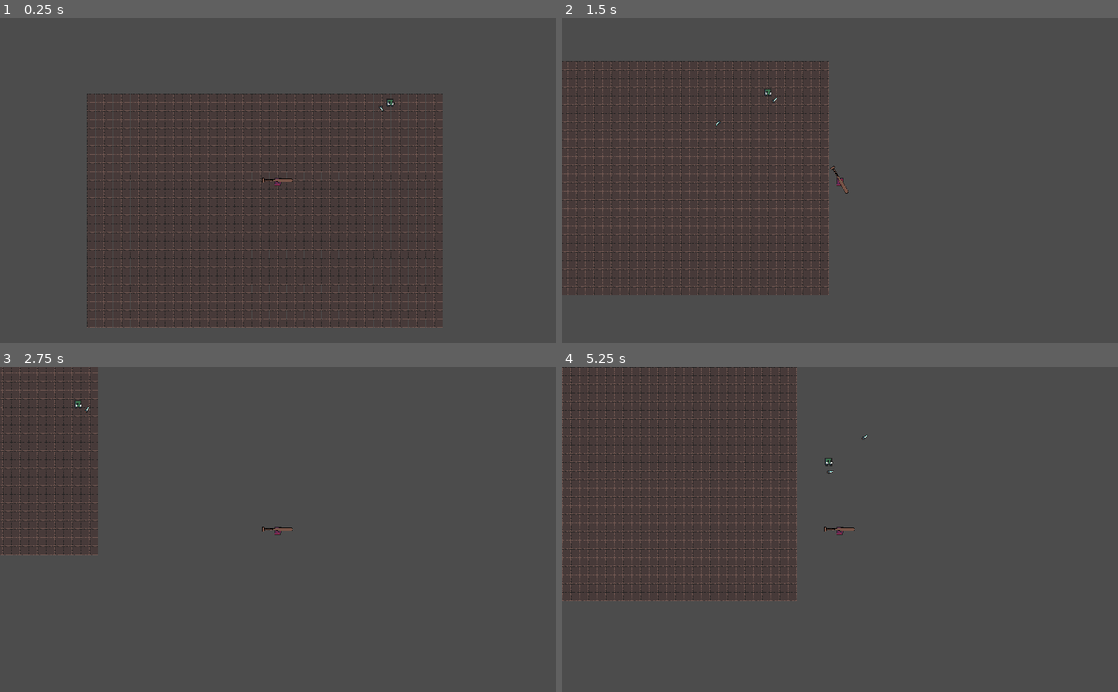
Above: before the commit, frames 1-4 (two rows, left to right).
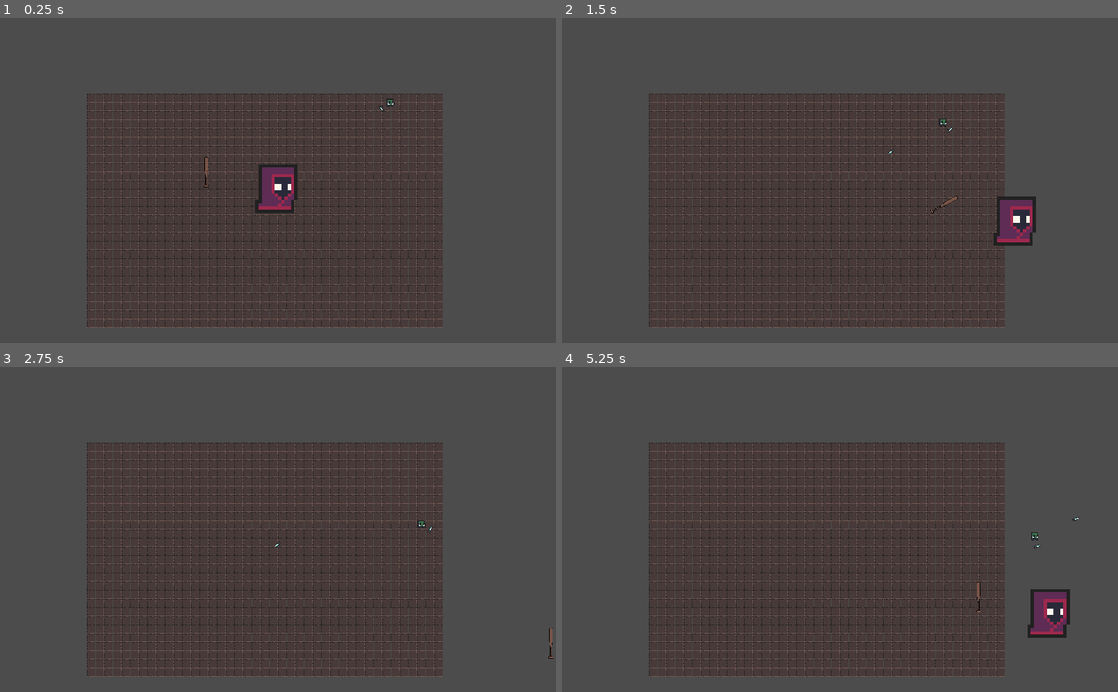
Above: after the commit, the same moments.

Repository: Kiingst/Dont-Bring-a-Bat-to-Gun-Fight
Game: Godot game, scene res://Assets/Levels/Level_Script/Level.tscn
Same seed, same stepped clock (60 frames per second), same inputs: the game is played once before the commit and once after it.
Inputs (mouse positions are in pixels of both pictures, inside the frame that each line leads up to):
- Up to frame 1 (0.25 s): no input
- Up to frame 2 (1.5 s): tap Enter at 0.5 s; move the mouse to (962, 164) at 0.52 s; hold D (Move_Right) 0.53-1.28 s; tap Space (Roll) at 0.6 s; move the mouse to (728, 196) at 1.27 s; hold S (Move_Down) from 1.28 s (still down); click (728, 196) at 1.35 s
- Up to frame 3 (2.75 s): move the mouse to (333, 458) at 2.02 s; release S (Move_Down) at 2.03 s; hold D (Move_Right) from 2.03 s (still down); tap Space (Roll) at 2.1 s
- Up to frame 4 (5.25 s): move the mouse to (812, 594) at 2.77 s; release D (Move_Right) at 2.78 s; hold W (Move_Up) 2.78-3.53 s; click (812, 594) at 2.85 s; move the mouse to (1006, 578) at 3.52 s; hold A (Move_Left) 3.53-5.03 s; tap Space (Roll) at 3.6, 5, 5.1 s; move the mouse to (673, 480) at 4.27 s; click (673, 480) at 4.35 s; move the mouse to (867, 529) at 5.02 s; hold S (Move_Down) from 5.03 s (still down)

The runs differ from the first frame. In frame 1, 1.1% of the frame differs, in the area x 36-54%, y 42-61%; in frame 2, 13%, in the area x 0-86%, y 13-96%; in frame 3, 8.6%; in frame 4, 12%.

Commit message:
adding animation

Diff:
--- a/Assets/Levels/Level_Script/Level.tscn
+++ b/Assets/Levels/Level_Script/Level.tscn
@@ -8,20 +8,20 @@
 [node name="Level" type="Node2D"]
 script = ExtResource( 4 )
 
+[node name="Camera2D" type="Camera2D" parent="."]
+current = true
+
 [node name="TileMap" type="TileMap" parent="."]
 tile_set = ExtResource( 2 )
 cell_size = Vector2( 16, 16 )
 format = 1
 tile_data = PoolIntArray( -589846, 69, 0, -589845, 69, 0, -589844, 69, 0, -589843, 69, 0, -589842, 69, 0, -589841, 69,  …(16720 unchanged characters)…
 
-[node name="Player" parent="." instance=ExtResource( 1 )]
-
-[node name="Camera2D" type="Camera2D" parent="Player"]
-current = true
-
 [node name="Enemy_Type_2" parent="." instance=ExtResource( 3 )]
 position = Vector2( 227, -159 )
 health = 2
 MOVE_SPEED = 100
 
+[node name="Player" parent="." instance=ExtResource( 1 )]
+
 [connection signal="fire" from="Enemy_Type_2" to="." method="_on_Enemy_Type_2_fire"]
--- a/Assets/Player/Player_Script/Player.gd
+++ b/Assets/Player/Player_Script/Player.gd
@@ -7,7 +7,9 @@
 var alive = true
 export (int) var Length_from_player
 var swing = 1
-
+var side = 1
+onready var animation_tree = get_node("AnimationTree")
+onready var animation_mode = animation_tree.get("parameters/playback")
 
 
 # Called when the node enters the scene tree for the first time.
@@ -41,23 +43,35 @@
 
 	var look_vec = get_global_mouse_position() - global_position
 	var look_ang = rad2deg(atan2(look_vec.y, look_vec.x))
-	print(look_ang)
+
+	if look_ang > -45 && look_ang <= 0:
+		side = 1
+	elif look_ang >= 0 && look_ang <= 45:
+		side = 1
+	elif look_ang > 45 && look_ang <= 135:
+		side = 2
+	elif look_ang > 135 && look_ang <= 180:
+		side = 3
+	elif look_ang >= -180 && look_ang <= -135:
+		side = 3
+	elif look_ang > -135 && look_ang <= -45:
+		side = 4
+
+	match side:
+		1:
+			#$Player_Weapon/Player_Weapon/Hit_Area.position = Vector2(Length_from_player, 0)
+			$Player_Weapon/Player_Weapon.position = Vector2(Length_from_player, 0)
+		2:
+			#$Player_Weapon/Player_Weapon/Hit_Area.position = Vector2(0, Length_from_player)
+			$Player_Weapon/Player_Weapon.position = Vector2(0, Length_from_player)
+		3:
+			#$Player_Weapon/Player_Weapon/Hit_Area.position = Vector2(-1 * Length_from_player, 0)
+			$Player_Weapon/Player_Weapon.position = Vector2(-1 * Length_from_player, 0)
+		4:
+			#Player_Weapon/Player_Weapon/Hit_Area.position = Vector2(0, -1 * Length_from_player)
+			$Player_Weapon/Player_Weapon.position = Vector2(0, -1 * Length_from_player)
 
 
-	if look_ang > -45 && look_ang <= 0:
-		$Player_Weapon/Player_Weapon/Hit_Area.position = Vector2(Length_from_player, 0)
-	elif look_ang >= 0 && look_ang <= 45:
-		$Player_Weapon/Player_Weapon/Hit_Area.position = Vector2(Length_from_player, 0)
-	elif look_ang > 45 && look_ang <= 135:
-		$Player_Weapon/Player_Weapon/Hit_Area.position = Vector2(0, Length_from_player)
-	elif look_ang > 135 && look_ang <= 180:
-		$Player_Weapon/Player_Weapon/Hit_Area.position = Vector2(-1 * Length_from_player, 0)
-	elif look_ang >= -180 && look_ang <= -135:
-		$Player_Weapon/Player_Weapon/Hit_Area.position = Vector2(-1 * Length_from_player, 0)
-	elif look_ang > -135 && look_ang <= -45:
-		 $Player_Weapon/Player_Weapon/Hit_Area.position = Vector2(0, -1 * Length_from_player)
-	elif look_ang > 225 && look_ang < 315:
-		pass
 
 	#$Player_Weapon/Player_Weapon/Hit_Area.position.x = Length_from_player
 	#$Player_Weapon/Player_Weapon.offset.x = Length_from_player
--- a/Assets/Player/Player_Script/Player.tscn
+++ b/Assets/Player/Player_Script/Player.tscn
@@ -1,11 +1,335 @@
-[gd_scene load_steps=5 format=2]
+[gd_scene load_steps=39 format=2]
 
 [ext_resource path="res://Assets/Player/Player_Models/necromancer_idle_anim_f0.png" type="Texture" id=1]
 [ext_resource path="res://Assets/Player/Player_Script/Player_Weapon.tscn" type="PackedScene" id=2]
 [ext_resource path="res://Assets/Player/Player_Script/Player.gd" type="Script" id=3]
+[ext_resource path="res://Assets/Player/Player_Models/necromancer_idle_anim_f1.png" type="Texture" id=4]
+[ext_resource path="res://Assets/Player/Player_Models/necromancer_idle_anim_f3.png" type="Texture" id=5]
+[ext_resource path="res://Assets/Player/Player_Models/necromancer_idle_anim_f2.png" type="Texture" id=6]
+[ext_resource path="res://Assets/Player/Player_Models/Idle_south_3.png" type="Texture" id=7]
+[ext_resource path="res://Assets/Player/Player_Models/Idle_south_1.png" type="Texture" id=8]
+[ext_resource path="res://Assets/Player/Player_Models/idle_north_2.png" type="Texture" id=9]
+[ext_resource path="res://Assets/Player/Player_Models/idle_north_0.png" type="Texture" id=10]
+[ext_resource path="res://Assets/Player/Player_Models/idle_north_1.png" type="Texture" id=11]
+[ext_resource path="res://Assets/Player/Player_Models/idle_north_3.png" type="Texture" id=12]
+[ext_resource path="res://Assets/Player/Player_Models/Idle_south_2.png" type="Texture" id=13]
+[ext_resource path="res://Assets/Player/Player_Models/Idle_south_0.png" type="Texture" id=14]
 
 [sub_resource type="RectangleShape2D" id=2]
-extents = Vector2( 7.5, 8.5 )
+extents = Vector2( 14.5, 17.25 )
+
+[sub_resource type="Animation" id=22]
+resource_name = "Idle_East"
+loop = true
+tracks/0/type = "value"
+tracks/0/path = NodePath("Player_Model:texture")
+tracks/0/interp = 1
+tracks/0/loop_wrap = true
+tracks/0/imported = false
+tracks/0/enabled = true
+tracks/0/keys = {
+"times": PoolRealArray( 0 ),
+"transitions": PoolRealArray( 1 ),
+"update": 1,
+"values": [ ExtResource( 1 ) ]
+}
+tracks/1/type = "value"
+tracks/1/path = NodePath("Player_Model:scale")
+tracks/1/interp = 1
+tracks/1/loop_wrap = true
+tracks/1/imported = false
+tracks/1/enabled = true
+tracks/1/keys = {
+"times": PoolRealArray( 0, 1 ),
+"transitions": PoolRealArray( 1, 1 ),
+"update": 0,
+"values": [ Vector2( 1, 1 ), Vector2( 1, 1 ) ]
+}
+
+[sub_resource type="Animation" id=18]
+resource_name = "Idle_North"
+loop = true
+tracks/0/type = "value"
+tracks/0/path = NodePath("Player_Model:texture")
+tracks/0/interp = 1
+tracks/0/loop_wrap = true
+tracks/0/imported = false
+tracks/0/enabled = true
+tracks/0/keys = {
+"times": PoolRealArray( 0 ),
+"transitions": PoolRealArray( 1 ),
+"update": 1,
+"values": [ ExtResource( 10 ) ]
+}
+tracks/1/type = "value"
+tracks/1/path = NodePath("Player_Model:scale")
+tracks/1/interp = 1
+tracks/1/loop_wrap = true
+tracks/1/imported = false
+tracks/1/enabled = true
+tracks/1/keys = {
+"times": PoolRealArray( 0, 1 ),
+"transitions": PoolRealArray( 1, 1 ),
+"update": 0,
+"values": [ Vector2( 1, 1 ), Vector2( 1, 1 ) ]
+}
+
+[sub_resource type="Animation" id=19]
+resource_name = "Idle_South"
+loop = true
+tracks/0/type = "value"
+tracks/0/path = NodePath("Player_Model:texture")
+tracks/0/interp = 1
+tracks/0/loop_wrap = true
+tracks/0/imported = false
+tracks/0/enabled = true
+tracks/0/keys = {
+"times": PoolRealArray( 0 ),
+"transitions": PoolRealArray( 1 ),
+"update": 1,
+"values": [ ExtResource( 14 ) ]
+}
+tracks/1/type = "value"
+tracks/1/path = NodePath("Player_Model:scale")
+tracks/1/interp = 1
+tracks/1/loop_wrap = true
+tracks/1/imported = false
+tracks/1/enabled = true
+tracks/1/keys = {
+"times": PoolRealArray( 0, 1 ),
+"transitions": PoolRealArray( 1, 1 ),
+"update": 0,
+"values": [ Vector2( 1, 1 ), Vector2( 1, 1 ) ]
+}
+
+[sub_resource type="Animation" id=20]
+resource_name = "Idle_West"
+tracks/0/type = "value"
+tracks/0/path = NodePath("Player_Model:texture")
+tracks/0/interp = 1
+tracks/0/loop_wrap = true
+tracks/0/imported = false
+tracks/0/enabled = true
+tracks/0/keys = {
+"times": PoolRealArray( 0 ),
+"transitions": PoolRealArray( 1 ),
+"update": 1,
+"values": [ ExtResource( 1 ) ]
+}
+tracks/1/type = "value"
+tracks/1/path = NodePath("Player_Model:scale")
+tracks/1/interp = 1
+tracks/1/loop_wrap = true
+tracks/1/imported = false
+tracks/1/enabled = true
+tracks/1/keys = {
+"times": PoolRealArray( 0, 1 ),
+"transitions": PoolRealArray( 1, 1 ),
+"update": 0,
+"values": [ Vector2( -1, 1 ), Vector2( -1, 1 ) ]
+}
+
+[sub_resource type="Animation" id=5]
+length = 0.001
+tracks/0/type = "value"
+tracks/0/path = NodePath("Player_Model:texture")
+tracks/0/interp = 1
+tracks/0/loop_wrap = true
+tracks/0/imported = false
+tracks/0/enabled = true
+tracks/0/keys = {
+"times": PoolRealArray( 0 ),
+"transitions": PoolRealArray( 1 ),
+"update": 0,
+"values": [ ExtResource( 1 ) ]
+}
+tracks/1/type = "value"
+tracks/1/path = NodePath("Player_Model:scale")
+tracks/1/interp = 1
+tracks/1/loop_wrap = true
+tracks/1/imported = false
+tracks/1/enabled = true
+tracks/1/keys = {
+"times": PoolRealArray( 0 ),
+"transitions": PoolRealArray( 1 ),
+"update": 0,
+"values": [ Vector2( 2, 2 ) ]
+}
+
+[sub_resource type="Animation" id=3]
+resource_name = "Walk_East"
+length = 0.8
+loop = true
+tracks/0/type = "value"
+tracks/0/path = NodePath("Player_Model:texture")
+tracks/0/interp = 1
+tracks/0/loop_wrap = true
+tracks/0/imported = false
+tracks/0/enabled = true
+tracks/0/keys = {
+"times": PoolRealArray( 0, 0.2, 0.4, 0.6, 0.8 ),
+"transitions": PoolRealArray( 1, 1, 1, 1, 1 ),
+"update": 1,
+"values": [ ExtResource( 1 ), ExtResource( 4 ), ExtResource( 6 ), ExtResource( 5 ), ExtResource( 1 ) ]
+}
+tracks/1/type = "value"
+tracks/1/path = NodePath("Player_Model:scale")
+tracks/1/interp = 1
+tracks/1/loop_wrap = true
+tracks/1/imported = false
+tracks/1/enabled = true
+tracks/1/keys = {
+"times": PoolRealArray( 0 ),
+"transitions": PoolRealArray( 1 ),
+"update": 0,
+"values": [ Vector2( 1, 1 ) ]
+}
+
+[sub_resource type="Animation" id=8]
+resource_name = "Walk_North"
+length = 0.8
+loop = true
+tracks/0/type = "value"
+tracks/0/path = NodePath("Player_Model:texture")
+tracks/0/interp = 1
+tracks/0/loop_wrap = true
+tracks/0/imported = false
+tracks/0/enabled = true
+tracks/0/keys = {
+"times": PoolRealArray( 0, 0.2, 0.4, 0.6, 0.8 ),
+"transitions": PoolRealArray( 1, 1, 1, 1, 1 ),
+"update": 1,
+"values": [ ExtResource( 10 ), ExtResource( 11 ), ExtResource( 9 ), ExtResource( 12 ), ExtResource( 10 ) ]
+}
+tracks/1/type = "value"
+tracks/1/path = NodePath("Player_Model:scale")
+tracks/1/interp = 1
+tracks/1/loop_wrap = true
+tracks/1/imported = false
+tracks/1/enabled = true
+tracks/1/keys = {
+"times": PoolRealArray( 0 ),
+"transitions": PoolRealArray( 1 ),
+"update": 0,
+"values": [ Vector2( 1, 1 ) ]
+}
+
+[sub_resource type="Animation" id=9]
+resource_name = "Walk_South"
+length = 0.8
+loop = true
+tracks/0/type = "value"
+tracks/0/path = NodePath("Player_Model:texture")
+tracks/0/interp = 1
+tracks/0/loop_wrap = true
+tracks/0/imported = false
+tracks/0/enabled = true
+tracks/0/keys = {
+"times": PoolRealArray( 0, 0.2, 0.4, 0.6, 0.8 ),
+"transitions": PoolRealArray( 1, 1, 1, 1, 1 ),
+"update": 1,
+"values": [ ExtResource( 14 ), ExtResource( 8 ), ExtResource( 13 ), ExtResource( 7 ), ExtResource( 14 ) ]
+}
+tracks/1/type = "value"
+tracks/1/path = NodePath("Player_Model:scale")
+tracks/1/interp = 1
+tracks/1/loop_wrap = true
+tracks/1/imported = false
+tracks/1/enabled = true
+tracks/1/keys = {
+"times": PoolRealArray( 0 ),
+"transitions": PoolRealArray( 1 ),
+"update": 0,
+"values": [ Vector2( 1, 1 ) ]
+}
+
+[sub_resource type="Animation" id=4]
+resource_name = "Walk_West"
+length = 0.8
+loop = true
+tracks/0/type = "value"
+tracks/0/path = NodePath("Player_Model:texture")
+tracks/0/interp = 1
+tracks/0/loop_wrap = true
+tracks/0/imported = false
+tracks/0/enabled = true
+tracks/0/keys = {
+"times": PoolRealArray( 0, 0.2, 0.4, 0.6, 0.8 ),
+"transitions": PoolRealArray( 1, 1, 1, 1, 1 ),
+"update": 1,
+"values": [ ExtResource( 1 ), ExtResource( 4 ), ExtResource( 6 ), ExtResource( 5 ), ExtResource( 1 ) ]
+}
+tracks/1/type = "value"
+tracks/1/path = NodePath("Player_Model:scale")
+tracks/1/interp = 1
+tracks/1/loop_wrap = true
+tracks/1/imported = false
+tracks/1/enabled = true
+tracks/1/keys = {
+"times": PoolRealArray( 0 ),
+"transitions": PoolRealArray( 1 ),
+"update": 0,
+"values": [ Vector2( -1, 1 ) ]
+}
+
+[sub_resource type="AnimationNodeAnimation" id=23]
+animation = "Idle_North"
+
+[sub_resource type="AnimationNodeAnimation" id=24]
+animation = "Idle_South"
+
+[sub_resource type="AnimationNodeAnimation" id=25]
+animation = "Idle_East"
+
+[sub_resource type="AnimationNodeAnimation" id=26]
+animation = "Idle_West"
+
+[sub_resource type="AnimationNodeBlendSpace2D" id=27]
+blend_point_0/node = SubResource( 23 )
+blend_point_0/pos = Vector2( 0, 1 )
+blend_point_1/node = SubResource( 24 )
+blend_point_1/pos = Vector2( 0, -1 )
+blend_point_2/node = SubResource( 25 )
+blend_point_2/pos = Vector2( 1, 0 )
+blend_point_3/node = SubResource( 26 )
+blend_point_3/pos = Vector2( -1, 0 )
+blend_mode = 1
+
+[sub_resource type="AnimationNodeAnimation" id=15]
+animation = "Walk_North"
+
+[sub_resource type="AnimationNodeAnimation" id=16]
+animation = "Walk_East"
+
+[sub_resource type="AnimationNodeAnimation" id=17]
+animation = "Walk_South"
+
+[sub_resource type="AnimationNodeAnimation" id=21]
+animation = "Walk_West"
+
+[sub_resource type="AnimationNodeBlendSpace2D" id=14]
+blend_point_0/node = SubResource( 15 )
+blend_point_0/pos = Vector2( 0, 1 )
+blend_point_1/node = SubResource( 16 )
+blend_point_1/pos = Vector2( 1, 0 )
+blend_point_2/node = SubResource( 17 )
+blend_point_2/pos = Vector2( 0, -1 )
+blend_point_3/node = SubResource( 21 )
+blend_point_3/pos = Vector2( -1, 0 )
+blend_mode = 1
+
+[sub_resource type="AnimationNodeStateMachineTransition" id=28]
+
+[sub_resource type="AnimationNodeStateMachineTransition" id=29]
+
+[sub_resource type="AnimationNodeStateMachine" id=6]
+states/Idle/node = SubResource( 27 )
+states/Idle/position = Vector2( 225, 107 )
+states/Walking/node = SubResource( 14 )
+states/Walking/position = Vector2( 441, 107 )
+transitions = [ "Idle", "Walking", SubResource( 28 ), "Walking", "Idle", SubResource( 29 ) ]
+
+[sub_resource type="AnimationNodeStateMachinePlayback" id=7]
 
 [node name="Player" type="KinematicBody2D"]
 collision_mask = 0
@@ -13,10 +337,12 @@
 Length_from_player = 100
 
 [node name="CollisionShape2D" type="CollisionShape2D" parent="."]
-position = Vector2( -0.5, 1.5 )
+visible = false
+position = Vector2( -1, 3 )
 shape = SubResource( 2 )
 
 [node name="Player_Model" type="Sprite" parent="."]
+scale = Vector2( 2, 2 )
 texture = ExtResource( 1 )
 
 [node name="Roll" type="Timer" parent="."]
@@ -30,10 +356,31 @@
 [node name="Player" type="Area2D" parent="."]
 
 [node name="CollisionShape2D" type="CollisionShape2D" parent="Player"]
-position = Vector2( -0.5, 1.5 )
+visible = false
+position = Vector2( 0, 3 )
 shape = SubResource( 2 )
 
 [node name="Player_Weapon" parent="." instance=ExtResource( 2 )]
+position = Vector2( -32, -16 )
+
+[node name="AnimationPlayer" type="AnimationPlayer" parent="."]
+anims/Idle_East = SubResource( 22 )
+anims/Idle_North = SubResource( 18 )
+anims/Idle_South = SubResource( 19 )
+anims/Idle_West = SubResource( 20 )
+anims/RESET = SubResource( 5 )
+anims/Walk_East = SubResource( 3 )
+anims/Walk_North = SubResource( 8 )
+anims/Walk_South = SubResource( 9 )
+anims/Walk_West = SubResource( 4 )
+
+[node name="AnimationTree" type="AnimationTree" parent="."]
+tree_root = SubResource( 6 )
+anim_player = NodePath("../AnimationPlayer")
+active = true
+parameters/playback = SubResource( 7 )
+parameters/Idle/blend_position = Vector2( 0, 0 )
+parameters/Walking/blend_position = Vector2( 0, 0 )
 
 [connection signal="timeout" from="Roll" to="." method="_on_Roll_timeout"]
 [connection signal="timeout" from="Roll/Cooldown" to="." method="_on_Cooldown_timeout"]
--- a/Assets/Player/Player_Script/Player_Weapon.tscn
+++ b/Assets/Player/Player_Script/Player_Weapon.tscn
@@ -1,13 +1,50 @@
-[gd_scene load_steps=8 format=2]
+[gd_scene load_steps=13 format=2]
 
 [ext_resource path="res://Assets/Player/Player_Weapons/Bat/Weapon_Bat.png" type="Texture" id=1]
+[ext_resource path="res://Assets/Player/Player_Models/necromancer_idle_anim_f0.png" type="Texture" id=2]
 
 [sub_resource type="CapsuleShape2D" id=5]
 radius = 2.5
 height = 14.0
 
 [sub_resource type="Animation" id=8]
-resource_name = "Gungeon_Charge"
+resource_name = "Gungeon_Charge_Left"
+tracks/0/type = "value"
+tracks/0/path = NodePath("Player_Weapon:rotation_degrees")
+tracks/0/interp = 1
+tracks/0/loop_wrap = true
+tracks/0/imported = false
+tracks/0/enabled = true
+tracks/0/keys = {
+"times": PoolRealArray( 0, 0.1, 0.4 ),
+"transitions": PoolRealArray( 1, 1, 1 ),
+"update": 0,
+"values": [ 0.0, 10.0, 20.0 ]
+}
+tracks/1/type = "value"
+tracks/1/path = NodePath("Player_Weapon:position")
+tracks/1/interp = 1
+tracks/1/loop_wrap = true
+tracks/1/imported = false
+tracks/1/enabled = true
+tracks/1/keys = {
+"times": PoolRealArray( 0, 0.2 ),
+"transitions": PoolRealArray( 1, 1 ),
+"update": 0,
+"values": [ Vector2( -14, -14 ), Vector2( -20, -14 ) ]
+}
+tracks/2/type = "value"
+tracks/2/path = NodePath("Player_Weapon:z_index")
+tracks/2/interp = 1
+tracks/2/loop_wrap = true
+tracks/2/imported = false
+tracks/2/enabled = true
+tracks/2/keys = {
+"times": PoolRealArray( 0 ),
+"transitions": PoolRealArray( 1 ),
+"update": 1,
+"values": [ 0 ]
+}
 
 [sub_resource type="Animation" id=7]
 resource_name = "Gungeon_Swing"
@@ -60,6 +97,34 @@
 "values": [ true ]
 }
 
+[sub_resource type="Animation" id=9]
+resource_name = "Idle"
+loop = true
+tracks/0/type = "value"
+tracks/0/path = NodePath("Player_Weapon:position")
+tracks/0/interp = 1
+tracks/0/loop_wrap = true
+tracks/0/imported = false
+tracks/0/enabled = true
+tracks/0/keys = {
+"times": PoolRealArray( 0, 0.3, 0.7, 1 ),
+"transitions": PoolRealArray( 1, 1, 1, 1 ),
+"update": 0,
+"values": [ Vector2( 0, 0 ), Vector2( 20, 20 ), Vector2( -20, -20 ), Vector2( 0, 0 ) ]
+}
+tracks/1/type = "value"
+tracks/1/path = NodePath("Player_Weapon:rotation_degrees")
+tracks/1/interp = 1
+tracks/1/loop_wrap = true
+tracks/1/imported = false
+tracks/1/enabled = true
+tracks/1/keys = {
+"times": PoolRealArray( 0 ),
+"transitions": PoolRealArray( 1 ),
+"update": 0,
+"values": [ 0.0 ]
+}
+
 [sub_resource type="Animation" id=2]
 length = 0.001
 tracks/0/type = "value"
@@ -122,6 +187,30 @@
 "update": 0,
 "values": [ Vector2( 0, 0 ) ]
 }
+tracks/5/type = "value"
+tracks/5/path = NodePath("Sprite:texture")
+tracks/5/interp = 1
+tracks/5/loop_wrap = true
+tracks/5/imported = false
+tracks/5/enabled = true
+tracks/5/keys = {
+"times": PoolRealArray( 0 ),
+"transitions": PoolRealArray( 1 ),
+"update": 0,
+"values": [ ExtResource( 2 ) ]
+}
+tracks/6/type = "value"
+tracks/6/path = NodePath("Player_Weapon:texture")
+tracks/6/interp = 1
+tracks/6/loop_wrap = true
+tracks/6/imported = false
+tracks/6/enabled = true
+tracks/6/keys = {
+"times": PoolRealArray( 0 ),
+"transitions": PoolRealArray( 1 ),
+"update": 0,
+"values": [ ExtResource( 1 ) ]
+}
 
 [sub_resource type="Animation" id=3]
 resource_name = "Swing1"
@@ -178,7 +267,21 @@
 "values": [ false, true ]
 }
 
+[sub_resource type="AnimationNodeAnimation" id=13]
+animation = "Idle"
+
+[sub_resource type="AnimationNodeStateMachine" id=10]
+states/Idle/node = SubResource( 13 )
+states/Idle/position = Vector2( 506, 86 )
+
+[sub_resource type="AnimationNodeStateMachinePlayback" id=11]
+
 [node name="Player_Weapon" type="Node2D"]
+
+[node name="Sprite" type="Sprite" parent="."]
+visible = false
+scale = Vector2( 2, 2 )
+texture = ExtResource( 2 )
 
 [node name="Player_Weapon" type="Sprite" parent="."]
 scale = Vector2( 0.5, 0.5 )
@@ -188,14 +291,20 @@
 scale = Vector2( 4, 4 )
 
 [node name="area" type="CollisionShape2D" parent="Player_Weapon/Hit_Area"]
-position = Vector2( 5, -0.5 )
-rotation = 1.5708
+position = Vector2( 0, -5 )
 shape = SubResource( 5 )
 disabled = true
 
 [node name="AnimationPlayer" type="AnimationPlayer" parent="."]
-anims/Gungeon_Charge = SubResource( 8 )
+anims/Gungeon_Charge_Left = SubResource( 8 )
 anims/Gungeon_Swing = SubResource( 7 )
+anims/Idle = SubResource( 9 )
 anims/RESET = SubResource( 2 )
 anims/Swing1 = SubResource( 3 )
 anims/Swing2 = SubResource( 6 )
+
+[node name="AnimationTree" type="AnimationTree" parent="."]
+tree_root = SubResource( 10 )
+anim_player = NodePath("../AnimationPlayer")
+active = true
+parameters/playback = SubResource( 11 )
Binary file added: Assets/Player/Player_Models/Idle_south_0.png
Not shown, added: Assets/Player/Player_Models/Idle_south_0.png.import
Binary file added: Assets/Player/Player_Models/Idle_south_1.png
Not shown, added: Assets/Player/Player_Models/Idle_south_1.png.import
Binary file added: Assets/Player/Player_Models/Idle_south_2.png
Not shown, changed: Assets/Player/Player_Models/Idle_south_2.png.import
Binary file added: Assets/Player/Player_Models/Idle_south_3.png
Not shown, added: Assets/Player/Player_Models/Idle_south_3.png.import
Binary file added: Assets/Player/Player_Models/idle_north_0.png
Not shown, added: Assets/Player/Player_Models/idle_north_0.png.import
Binary file added: Assets/Player/Player_Models/idle_north_1.png
Not shown, added: Assets/Player/Player_Models/idle_north_1.png.import
(and 29 more such lines)
